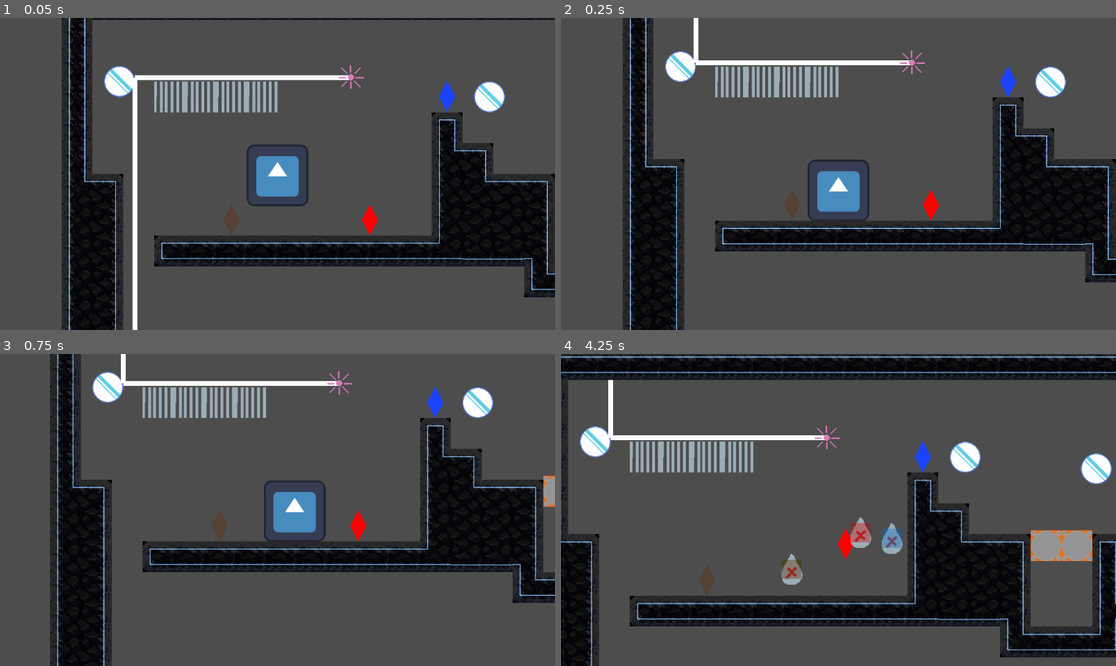
Above: before the commit, frames 1-4 (two rows, left to right).
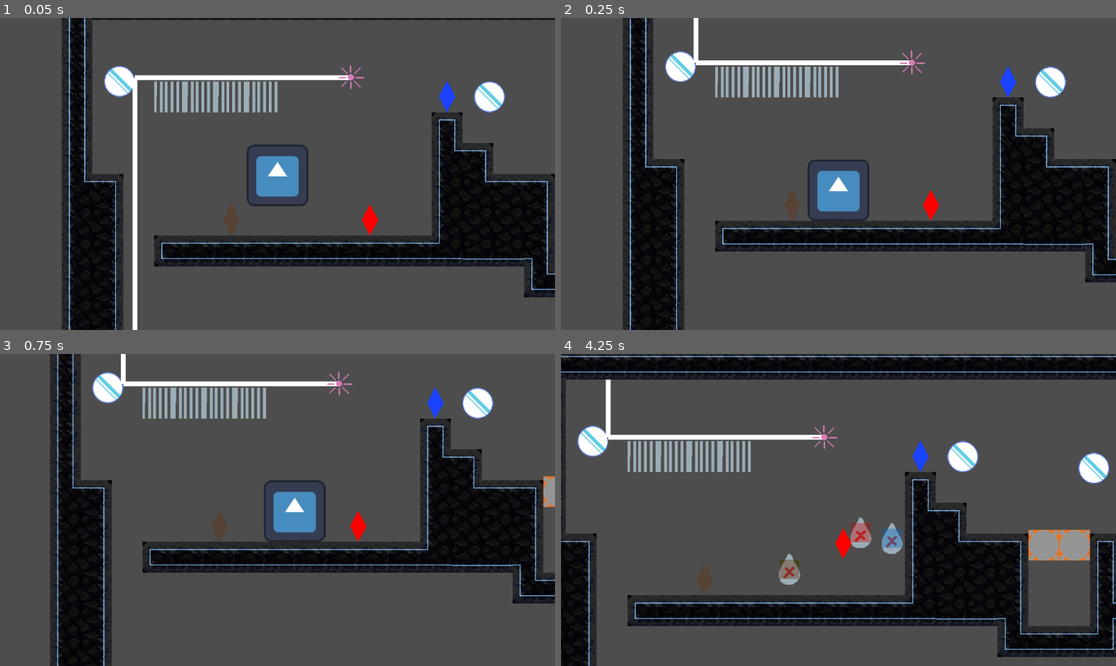
Above: after the commit, the same moments.

Repository: Jo-Meer/ldjam56
Game: Godot game, scene res://test_ntimi.tscn
The game is run twice, just before and just after one commit, with the same random seed, the same clock (stepped at 60 frames per second) and the same inputs. This scene is started directly instead of the project's main scene. The engine's default icon, where the game draws it, is replaced by a stand-in: a white triangle on a blue panel in a dark square.
Inputs:
- Up to frame 1 (0.05 s): no input
- Up to frame 2 (0.25 s): no input
- Up to frame 3 (0.75 s): hold D (move_right) from 0.53 s (still down); tap T (merge) at 0.6 s
- Up to frame 4 (4.25 s): tap Space (jump) at 0.77, 1.52, 3.02, 3.77 s; tap R (split) at 0.8, 1.35, 2.3, 3.8 s; tap T (merge) at 1.55, 2.1, 3.05 s; release D (move_right) at 2.03 s; hold A (move_left) 2.03-2.78 s; hold D (move_right) from 2.78 s (still down); tap E (next_creature) at 2.85 s; tap Q (prev_creature) at 3.6 s

Frame 1 is identical in both runs. In frame 2, 0.7% of the frame differs, in the area x 15-100%, y 10-83%; in frame 3, 2.0%; in frame 4, 9.8%, in the area x 0-100%, y 0-100%.

Commit message:
reduce creature collision shapes

Diff:
--- a/creatures/air.tscn
+++ b/creatures/air.tscn
@@ -4,7 +4,7 @@
 [ext_resource type="Texture2D" uid="uid://b3q0xs2d8ar2" path="res://creatures/placeholder_element.png" id="2_yxg2n"]
 
 [sub_resource type="RectangleShape2D" id="RectangleShape2D_hog4m"]
-size = Vector2(64, 64)
+size = Vector2(54, 54)
 
 [node name="Air" type="CharacterBody2D" groups=["creatures"]]
 collision_layer = 2
@@ -16,6 +16,7 @@
 texture = ExtResource("2_yxg2n")
 
 [node name="CollisionShape2D" type="CollisionShape2D" parent="."]
+position = Vector2(0, 5)
 shape = SubResource("RectangleShape2D_hog4m")
 one_way_collision_margin = 0.0
 
--- a/creatures/avatar.tscn
+++ b/creatures/avatar.tscn
@@ -5,7 +5,7 @@
 
 [sub_resource type="CapsuleShape2D" id="CapsuleShape2D_kokif"]
 radius = 48.28
-height = 125.27
+height = 121.35
 
 [node name="Avatar" type="CharacterBody2D" groups=["creatures"]]
 collision_layer = 98
@@ -16,6 +16,7 @@
 texture = ExtResource("2_tbc4v")
 
 [node name="CollisionShape2D" type="CollisionShape2D" parent="."]
+position = Vector2(0, 3)
 shape = SubResource("CapsuleShape2D_kokif")
 one_way_collision_margin = 0.0
 
--- a/creatures/earth.tscn
+++ b/creatures/earth.tscn
@@ -4,7 +4,7 @@
 [ext_resource type="Texture2D" uid="uid://b3q0xs2d8ar2" path="res://creatures/placeholder_element.png" id="2_umt74"]
 
 [sub_resource type="RectangleShape2D" id="RectangleShape2D_hog4m"]
-size = Vector2(64, 64)
+size = Vector2(54, 54)
 
 [node name="Earth" type="CharacterBody2D" groups=["creatures"]]
 collision_layer = 2
@@ -16,6 +16,7 @@
 texture = ExtResource("2_umt74")
 
 [node name="CollisionShape2D" type="CollisionShape2D" parent="."]
+position = Vector2(0, 5)
 shape = SubResource("RectangleShape2D_hog4m")
 one_way_collision_margin = 0.0
 
--- a/creatures/fire.tscn
+++ b/creatures/fire.tscn
@@ -4,7 +4,7 @@
 [ext_resource type="Texture2D" uid="uid://b3q0xs2d8ar2" path="res://creatures/placeholder_element.png" id="2_6ytxn"]
 
 [sub_resource type="RectangleShape2D" id="RectangleShape2D_hog4m"]
-size = Vector2(64, 64)
+size = Vector2(54, 54)
 
 [node name="Fire" type="CharacterBody2D" groups=["creatures"]]
 collision_layer = 2
@@ -16,6 +16,7 @@
 texture = ExtResource("2_6ytxn")
 
 [node name="CollisionShape2D" type="CollisionShape2D" parent="."]
+position = Vector2(0, 5)
 shape = SubResource("RectangleShape2D_hog4m")
 one_way_collision_margin = 0.0
 
--- a/creatures/ice.tscn
+++ b/creatures/ice.tscn
@@ -2,10 +2,10 @@
 
 [ext_resource type="Script" path="res://scripts/player_controller.gd" id="1_i81ew"]
 [ext_resource type="Texture2D" uid="uid://b3q0xs2d8ar2" path="res://creatures/placeholder_element.png" id="2_56fyo"]
-[ext_resource type="PackedScene" path="res://objects/LaserMirror.tscn" id="3_4ljfe"]
+[ext_resource type="PackedScene" uid="uid://010dbqlsa3an" path="res://objects/LaserMirror.tscn" id="3_4ljfe"]
 
 [sub_resource type="RectangleShape2D" id="RectangleShape2D_hog4m"]
-size = Vector2(64, 64)
+size = Vector2(54, 54)
 
 [node name="Ice" type="CharacterBody2D" groups=["creatures"]]
 collision_layer = 2
@@ -17,6 +17,7 @@
 texture = ExtResource("2_56fyo")
 
 [node name="CollisionShape2D" type="CollisionShape2D" parent="."]
+position = Vector2(0, 5)
 shape = SubResource("RectangleShape2D_hog4m")
 one_way_collision_margin = 0.0
 
--- a/creatures/light.tscn
+++ b/creatures/light.tscn
@@ -4,7 +4,7 @@
 [ext_resource type="Texture2D" uid="uid://b3q0xs2d8ar2" path="res://creatures/placeholder_element.png" id="2_vrcby"]
 
 [sub_resource type="RectangleShape2D" id="RectangleShape2D_hog4m"]
-size = Vector2(64, 64)
+size = Vector2(54, 54)
 
 [node name="Light" type="CharacterBody2D" groups=["creatures"]]
 collision_layer = 2
@@ -16,6 +16,7 @@
 texture = ExtResource("2_vrcby")
 
 [node name="CollisionShape2D" type="CollisionShape2D" parent="."]
+position = Vector2(0, 5)
 shape = SubResource("RectangleShape2D_hog4m")
 one_way_collision_margin = 0.0
 
--- a/creatures/metal.tscn
+++ b/creatures/metal.tscn
@@ -2,11 +2,11 @@
 
 [ext_resource type="Script" path="res://scripts/player_controller.gd" id="1_3k5g3"]
 [ext_resource type="Texture2D" uid="uid://b3q0xs2d8ar2" path="res://creatures/placeholder_element.png" id="2_aql8o"]
-[ext_resource type="PackedScene" path="res://objects/LaserMirror.tscn" id="3_kcqgq"]
+[ext_resource type="PackedScene" uid="uid://010dbqlsa3an" path="res://objects/LaserMirror.tscn" id="3_kcqgq"]
 [ext_resource type="Script" path="res://objects/scripts/metal_laser_mirror.gd" id="4_iutr1"]
 
 [sub_resource type="RectangleShape2D" id="RectangleShape2D_hog4m"]
-size = Vector2(64, 64)
+size = Vector2(54, 54)
 
 [node name="Metal" type="CharacterBody2D" groups=["creatures"]]
 collision_layer = 2
@@ -18,6 +18,7 @@
 texture = ExtResource("2_aql8o")
 
 [node name="CollisionShape2D" type="CollisionShape2D" parent="."]
+position = Vector2(0, 5)
 shape = SubResource("RectangleShape2D_hog4m")
 one_way_collision_margin = 0.0
 
--- a/creatures/mud.tscn
+++ b/creatures/mud.tscn
@@ -4,7 +4,7 @@
 [ext_resource type="Texture2D" uid="uid://b3q0xs2d8ar2" path="res://creatures/placeholder_element.png" id="2_4yo4d"]
 
 [sub_resource type="RectangleShape2D" id="RectangleShape2D_hog4m"]
-size = Vector2(64, 64)
+size = Vector2(54, 54)
 
 [node name="Mud" type="CharacterBody2D" node_paths=PackedStringArray("mud_collider") groups=["creatures"]]
 collision_layer = 2
@@ -38,5 +38,6 @@
 collision_mask = 0
 
 [node name="CollisionShape2D" type="CollisionShape2D" parent="StaticBody2D"]
+position = Vector2(0, 5)
 shape = SubResource("RectangleShape2D_hog4m")
 one_way_collision_margin = 0.0
--- a/creatures/sand.tscn
+++ b/creatures/sand.tscn
@@ -4,7 +4,7 @@
 [ext_resource type="Texture2D" uid="uid://b3q0xs2d8ar2" path="res://creatures/placeholder_element.png" id="2_ovwjp"]
 
 [sub_resource type="RectangleShape2D" id="RectangleShape2D_hog4m"]
-size = Vector2(64, 64)
+size = Vector2(54, 54)
 
 [node name="Sand" type="CharacterBody2D" groups=["creatures"]]
 collision_layer = 2
@@ -16,6 +16,7 @@
 texture = ExtResource("2_ovwjp")
 
 [node name="CollisionShape2D" type="CollisionShape2D" parent="."]
+position = Vector2(0, 5)
 shape = SubResource("RectangleShape2D_hog4m")
 one_way_collision_margin = 0.0
 
--- a/creatures/steam.tscn
+++ b/creatures/steam.tscn
@@ -4,7 +4,7 @@
 [ext_resource type="Texture2D" uid="uid://b3q0xs2d8ar2" path="res://creatures/placeholder_element.png" id="2_wepon"]
 
 [sub_resource type="RectangleShape2D" id="RectangleShape2D_hog4m"]
-size = Vector2(64, 64)
+size = Vector2(54, 54)
 
 [node name="Steam" type="CharacterBody2D" groups=["creatures"]]
 collision_layer = 2
@@ -17,6 +17,7 @@
 texture = ExtResource("2_wepon")
 
 [node name="CollisionShape2D" type="CollisionShape2D" parent="."]
+position = Vector2(0, 5)
 shape = SubResource("RectangleShape2D_hog4m")
 one_way_collision_margin = 0.0
 
--- a/creatures/water.tscn
+++ b/creatures/water.tscn
@@ -4,7 +4,7 @@
 [ext_resource type="Texture2D" uid="uid://b3q0xs2d8ar2" path="res://creatures/placeholder_element.png" id="2_m0v26"]
 
 [sub_resource type="RectangleShape2D" id="RectangleShape2D_hog4m"]
-size = Vector2(64, 64)
+size = Vector2(54, 54)
 
 [node name="Water" type="CharacterBody2D" groups=["creatures"]]
 collision_layer = 2
@@ -16,6 +16,7 @@
 texture = ExtResource("2_m0v26")
 
 [node name="CollisionShape2D" type="CollisionShape2D" parent="."]
+position = Vector2(0, 5)
 shape = SubResource("RectangleShape2D_hog4m")
 one_way_collision_margin = 0.0
 
